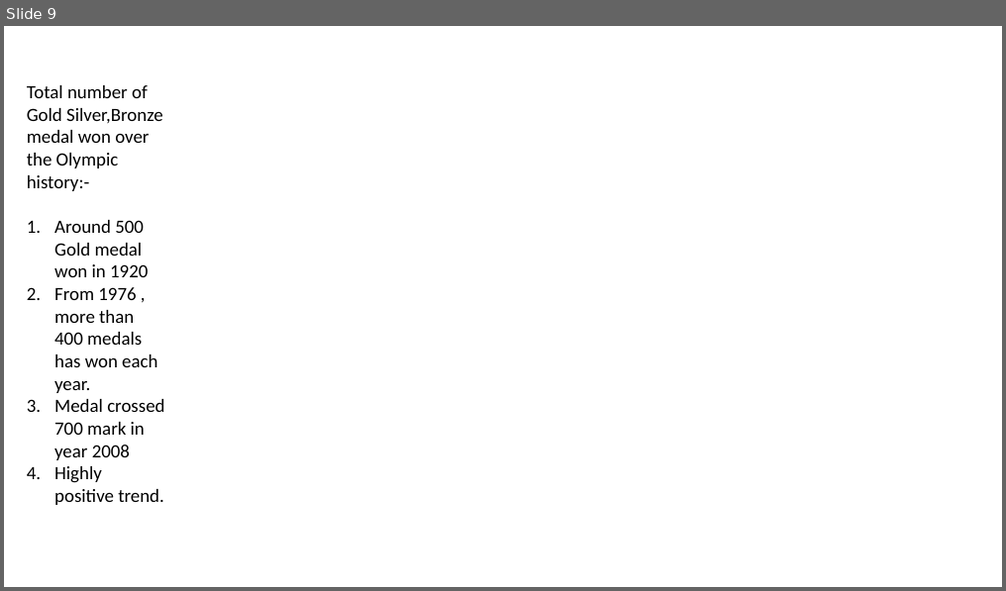
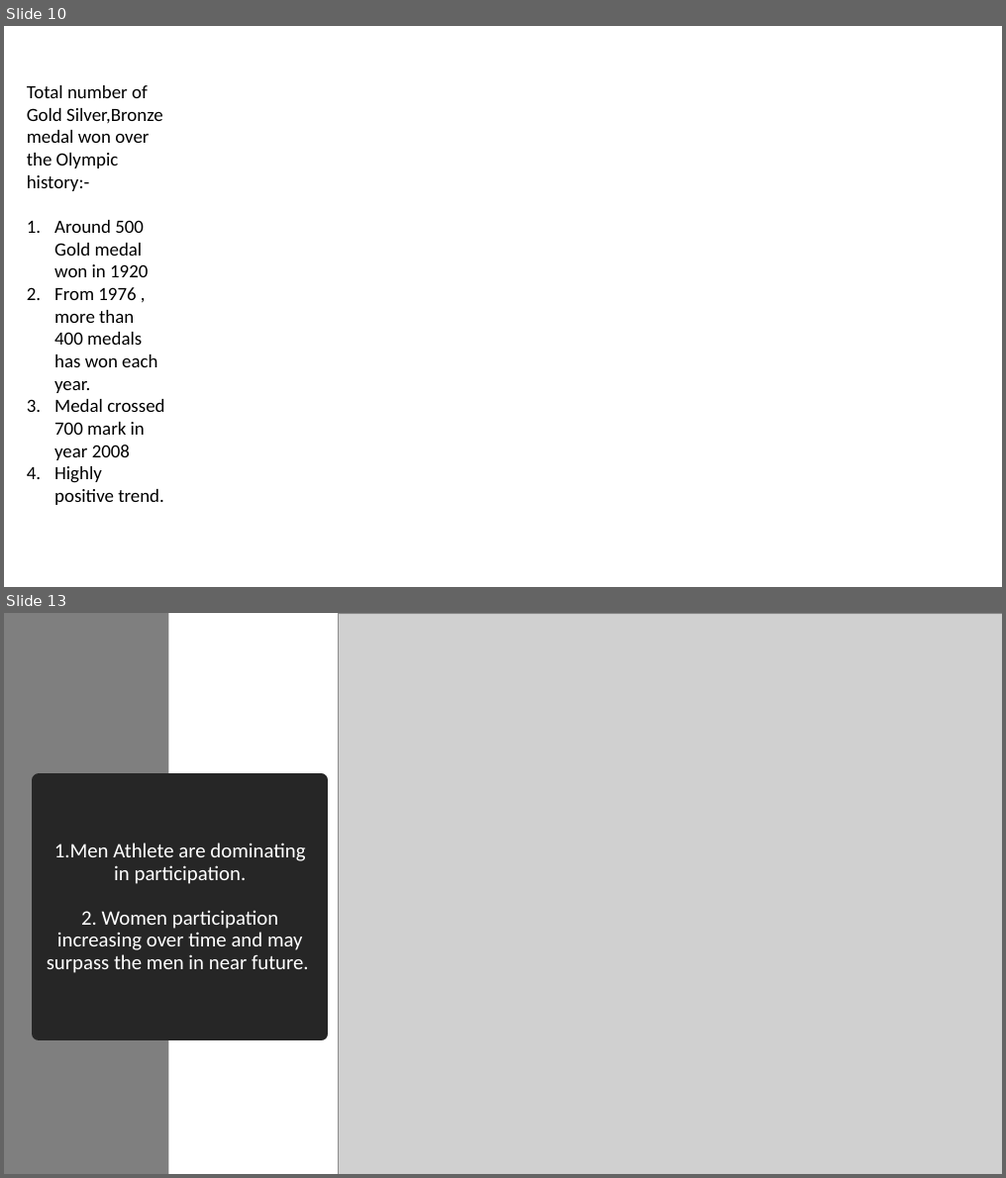
Before and after one commit to harjeet31/Summer-Olympics-EDA, a slide deck: Summer Olympics - EDA.pptx. Shown one above the other, each under a label of ours: slide 9 before the commit, slides 10 and 13 after it; the slides between them are not shown. The pictures are 1006x591 and 1006x1178 pixels, drawn with LibreOffice and Linux fonts; fonts in the diff are those of the drawing; grey boxes stand for pictures; background and template pictures are left out. Boxes give left, top, right and bottom in pixels: in the first picture for what was removed or moved away, otherwise in the second. Text is boxed around its words. In the diff, an @@ line names an element or a change of style, - is before the commit and + after.

```diff
--- a/Summer Olympics - EDA.pptx
+++ b/Summer Olympics - EDA.pptx
@@ slide 13 added at (x1=4, y1=613, x2=1002, y2=1174), background #FFFFFF @@
@@ rectangle added at (x1=4, y1=613, x2=168, y2=1174), fill #7F7F7F @@
@@ picture added at (x1=339, y1=613, x2=1002, y2=1174) @@
@@ title added at (x1=40, y1=780, x2=322, y2=1035), fill #262626, outline #262626 13.75 pt, 19.8 pt, text #FFFFFF @@
+1.Men Athlete are dominating in participation.
+2. Women participation increasing over time and may surpass the men in near future.
@@ what was slide 9 is now slide 10 @@
```
Also in this commit, not shown: 5 slides changed, 13 other slides added, 2 slides removed, 2 other files.
